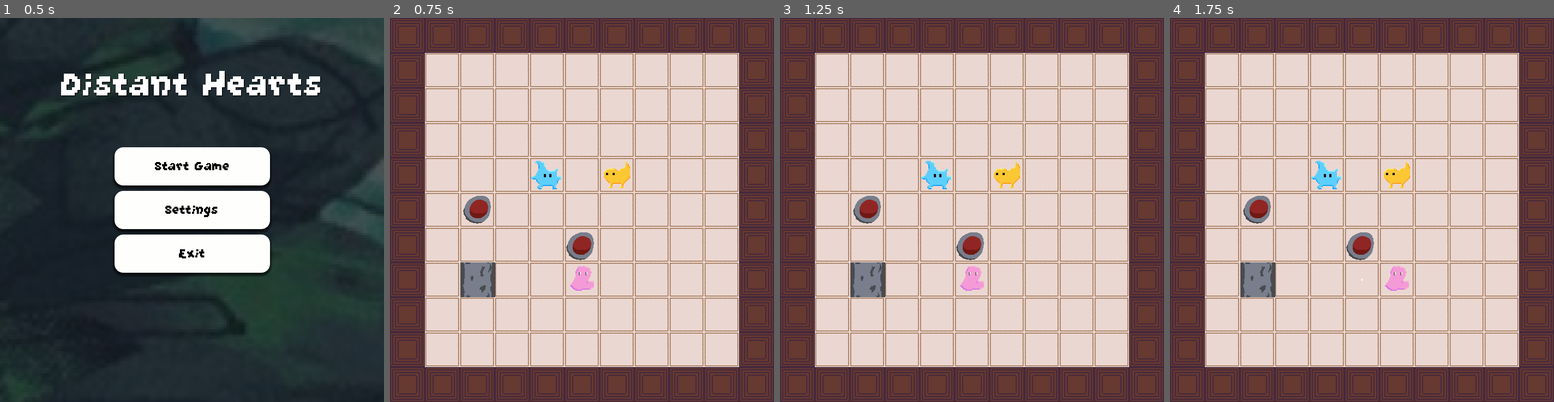
Above: before the commit, frames 1-4 (left to right).
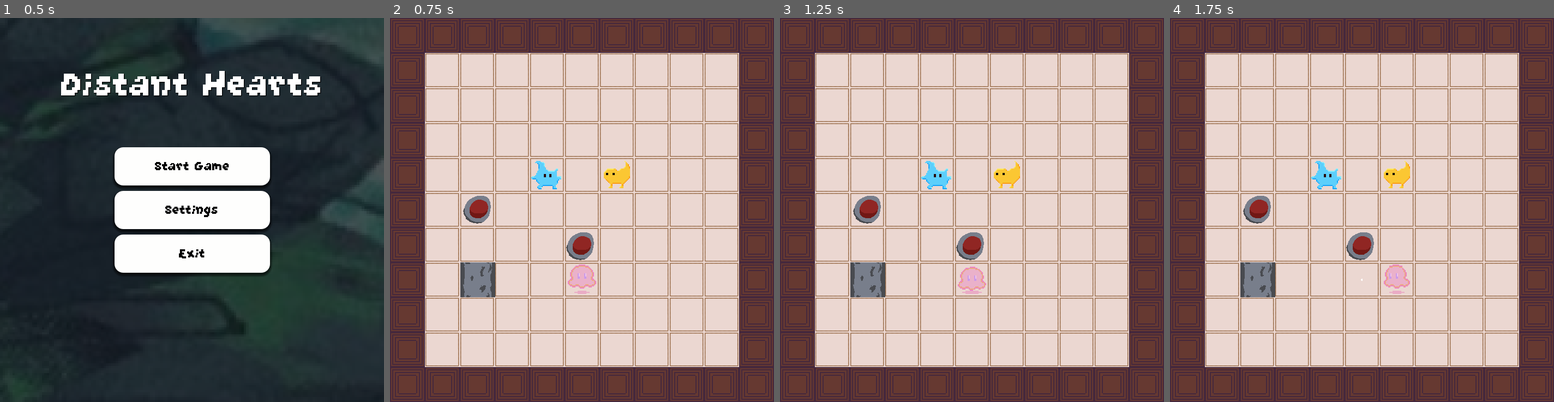
Above: after the commit, the same moments.

Repository: CarolineRoemer1998/MD1_Game
Game: Godot game, scene res://Scenes/Menu/MainMenu.tscn
The game is run twice, just before and just after one commit, with the same random seed, the same clock (stepped at 60 frames per second) and the same inputs.
Inputs (mouse positions are in pixels of both pictures, inside the frame that each line leads up to):
- Up to frame 1 (0.5 s): no input
- Up to frame 2 (0.75 s): click "Start Game" at 0.5 s
- Up to frame 3 (1.25 s): no input
- Up to frame 4 (1.75 s): move the mouse to (1446, 190) at 1.27 s; hold D (Player_Right) from 1.28 s (still down); hold F (Interact) from 1.28 s (still down); click (1446, 190) at 1.42 s

Frame 1 is identical in both runs. In frame 2, 0.2% of the frame differs, in the area x 46-54%, y 64-72%; in frame 3, 0.2%; in frame 4, 0.2%.

Commit message:
Added new Player Sprite and Idle Animations in 4 directions with AnimationTree

Diff:
--- a/PlayerMovement.gd
+++ b/PlayerMovement.gd
@@ -14,11 +14,13 @@
 @export var trail_scene: PackedScene
 
 @onready var sprite_2d: Sprite2D = $Sprite2D
+@onready var animated_sprite_2d: AnimatedSprite2D = $AnimatedSprite2D
 @onready var audio_stream_player_2d: AudioStreamPlayer2D = $AudioStreamPlayer2D
 @onready var heart: Sprite2D = $Heart
 @onready var label_press_f_to_control: Label = $LabelPressFToControl
 @onready var audio_control: AudioStreamPlayer2D = $AudioControl
 @onready var audio_uncontrol: AudioStreamPlayer2D = $AudioUncontrol
+@onready var animation_tree: AnimationTree = $AnimationTree
 
 var can_move := true
 
@@ -40,9 +42,11 @@
 func _process(delta):
 	move(delta)
 	update_heart_visibility()
+	animation_tree.get("parameters/playback").travel("Idle")
 
 
 func _unhandled_input(event):
+
 	if not event.is_pressed():
 		return
 
@@ -64,6 +68,8 @@
 			if not is_moving:
 				possess_or_unpossess_creature()
 
+		animation_tree.set("parameters/Idle/BlendSpace2D/blend_position", direction)
+
 		# Bewegungsversuch oder Puffern
 		if direction != Vector2.ZERO:
 			if is_moving:
@@ -75,6 +81,7 @@
 
 		if event.is_action_pressed("UI_Accept"):# or (event is InputEventMouseButton and event.button_index == MOUSE_BUTTON_LEFT) :
 			SceneSwitcher.go_to_next_level()
+
 
 
 
@@ -203,7 +210,7 @@
 
 		currently_possessed_creature = null
 		label_press_f_to_control.visible = true
-		sprite_2d.modulate = Color(1, 1, 1, 0.5)
+		animated_sprite_2d.modulate = Color(1, 1, 1, 0.8)
 		audio_uncontrol.play()
 
 	else:
@@ -212,7 +219,7 @@
 			currently_possessed_creature = hovering_over
 			label_press_f_to_control.visible = false
 			currently_possessed_creature.border.visible = true
-			sprite_2d.modulate = Color(1, 1, 1, 0.1)
+			animated_sprite_2d.modulate = Color(1, 1, 1, 0)
 			audio_control.play()
 
 			# Position sofort synchronisieren
--- a/Scenes/Level2.tscn
+++ b/Scenes/Level2.tscn
@@ -15,13 +15,6 @@
 script = ExtResource("1_70df5")
 
 [node name="Background_Lvl1" parent="." instance=ExtResource("1_0plju")]
-
-[node name="Player" parent="." instance=ExtResource("2_ms0wi")]
-position = Vector2(352, 608)
-
-[node name="MergedCreature" parent="." instance=ExtResource("6_au75x")]
-visible = false
-position = Vector2(480, 352)
 
 [node name="Pushables" type="Node" parent="."]
 
@@ -64,6 +57,14 @@
 [node name="Pushable13" parent="Pushables" instance=ExtResource("3_jriq2")]
 position = Vector2(352, 96)
 
+[node name="Player" parent="." instance=ExtResource("2_ms0wi")]
+top_level = true
+position = Vector2(352, 608)
+
+[node name="MergedCreature" parent="." instance=ExtResource("6_au75x")]
+visible = false
+position = Vector2(480, 352)
+
 [node name="Creatures" type="Node" parent="."]
 
 [node name="CreatureRED" parent="Creatures" instance=ExtResource("4_ehjmi")]
--- a/Scenes/player.tscn
+++ b/Scenes/player.tscn
@@ -1,13 +1,13 @@
-[gd_scene load_steps=17 format=3 uid="uid://g3u7bc1jo6gj"]
+[gd_scene load_steps=48 format=3 uid="uid://g3u7bc1jo6gj"]
 
 [ext_resource type="Script" uid="uid://dr4elx8otc5ga" path="res://PlayerMovement.gd" id="1_cvnsp"]
 [ext_resource type="PackedScene" uid="uid://cknlg04piy5rc" path="res://Scenes/move_trail.tscn" id="3_6t5aa"]
-[ext_resource type="Texture2D" uid="uid://fyfq7o17n313" path="res://Sprites/spirit_pink.png" id="3_x3wgy"]
 [ext_resource type="AudioStream" uid="uid://damiurfwmb0mb" path="res://Sounds/step5.mp3" id="4_x3wgy"]
 [ext_resource type="Texture2D" uid="uid://cofwdobgak6xr" path="res://Sprites/heart.png" id="5_fkybt"]
 [ext_resource type="FontFile" uid="uid://d3id6ewnchky" path="res://Fonts/GrapeSoda.ttf" id="6_x3wgy"]
 [ext_resource type="AudioStream" uid="uid://cg110h5fksqrl" path="res://Sounds/control2.mp3" id="7_8erm5"]
 [ext_resource type="AudioStream" uid="uid://dbr1bkia48w5f" path="res://Sounds/uncontrol1.mp3" id="8_f1ek2"]
+[ext_resource type="Texture2D" uid="uid://d3yq3dcmqqpig" path="res://Sprites/player_6_animated-sheet.png" id="9_f1ek2"]
 
 [sub_resource type="RectangleShape2D" id="RectangleShape2D_qxrlw"]
 size = Vector2(64, 64)
@@ -91,23 +91,344 @@
 &"RESET": SubResource("Animation_3smsa")
 }
 
+[sub_resource type="AtlasTexture" id="AtlasTexture_f1ek2"]
+atlas = ExtResource("9_f1ek2")
+region = Rect2(0, 0, 32, 32)
+
+[sub_resource type="AtlasTexture" id="AtlasTexture_tx1dd"]
+atlas = ExtResource("9_f1ek2")
+region = Rect2(32, 0, 32, 32)
+
+[sub_resource type="AtlasTexture" id="AtlasTexture_gymyn"]
+atlas = ExtResource("9_f1ek2")
+region = Rect2(64, 0, 32, 32)
+
+[sub_resource type="AtlasTexture" id="AtlasTexture_pu2lt"]
+atlas = ExtResource("9_f1ek2")
+region = Rect2(96, 0, 32, 32)
+
+[sub_resource type="AtlasTexture" id="AtlasTexture_ukyrk"]
+atlas = ExtResource("9_f1ek2")
+region = Rect2(384, 0, 32, 32)
+
+[sub_resource type="AtlasTexture" id="AtlasTexture_7dp3o"]
+atlas = ExtResource("9_f1ek2")
+region = Rect2(416, 0, 32, 32)
+
+[sub_resource type="AtlasTexture" id="AtlasTexture_h4iuc"]
+atlas = ExtResource("9_f1ek2")
+region = Rect2(448, 0, 32, 32)
+
+[sub_resource type="AtlasTexture" id="AtlasTexture_fd4e3"]
+atlas = ExtResource("9_f1ek2")
+region = Rect2(480, 0, 32, 32)
+
+[sub_resource type="AtlasTexture" id="AtlasTexture_qqcod"]
+atlas = ExtResource("9_f1ek2")
+region = Rect2(256, 0, 32, 32)
+
+[sub_resource type="AtlasTexture" id="AtlasTexture_igrcy"]
+atlas = ExtResource("9_f1ek2")
+region = Rect2(288, 0, 32, 32)
+
+[sub_resource type="AtlasTexture" id="AtlasTexture_fs7ks"]
+atlas = ExtResource("9_f1ek2")
+region = Rect2(320, 0, 32, 32)
+
+[sub_resource type="AtlasTexture" id="AtlasTexture_l6n3p"]
+atlas = ExtResource("9_f1ek2")
+region = Rect2(352, 0, 32, 32)
+
+[sub_resource type="AtlasTexture" id="AtlasTexture_olqyp"]
+atlas = ExtResource("9_f1ek2")
+region = Rect2(128, 0, 32, 32)
+
+[sub_resource type="AtlasTexture" id="AtlasTexture_wpjfl"]
+atlas = ExtResource("9_f1ek2")
+region = Rect2(160, 0, 32, 32)
+
+[sub_resource type="AtlasTexture" id="AtlasTexture_bi64h"]
+atlas = ExtResource("9_f1ek2")
+region = Rect2(192, 0, 32, 32)
+
+[sub_resource type="AtlasTexture" id="AtlasTexture_2ijsl"]
+atlas = ExtResource("9_f1ek2")
+region = Rect2(224, 0, 32, 32)
+
+[sub_resource type="SpriteFrames" id="SpriteFrames_7dp3o"]
+animations = [{
+"frames": [{
+"duration": 1.0,
+"texture": SubResource("AtlasTexture_f1ek2")
+}, {
+"duration": 1.0,
+"texture": SubResource("AtlasTexture_tx1dd")
+}, {
+"duration": 1.0,
+"texture": SubResource("AtlasTexture_gymyn")
+}, {
+"duration": 1.0,
+"texture": SubResource("AtlasTexture_pu2lt")
+}],
+"loop": true,
+"name": &"idle_down",
+"speed": 5.0
+}, {
+"frames": [{
+"duration": 1.0,
+"texture": SubResource("AtlasTexture_ukyrk")
+}, {
+"duration": 1.0,
+"texture": SubResource("AtlasTexture_7dp3o")
+}, {
+"duration": 1.0,
+"texture": SubResource("AtlasTexture_h4iuc")
+}, {
+"duration": 1.0,
+"texture": SubResource("AtlasTexture_fd4e3")
+}],
+"loop": true,
+"name": &"idle_left",
+"speed": 5.0
+}, {
+"frames": [{
+"duration": 1.0,
+"texture": SubResource("AtlasTexture_qqcod")
+}, {
+"duration": 1.0,
+"texture": SubResource("AtlasTexture_igrcy")
+}, {
+"duration": 1.0,
+"texture": SubResource("AtlasTexture_fs7ks")
+}, {
+"duration": 1.0,
+"texture": SubResource("AtlasTexture_l6n3p")
+}],
+"loop": true,
+"name": &"idle_right",
+"speed": 5.0
+}, {
+"frames": [{
+"duration": 1.0,
+"texture": SubResource("AtlasTexture_olqyp")
+}, {
+"duration": 1.0,
+"texture": SubResource("AtlasTexture_wpjfl")
+}, {
+"duration": 1.0,
+"texture": SubResource("AtlasTexture_bi64h")
+}, {
+"duration": 1.0,
+"texture": SubResource("AtlasTexture_2ijsl")
+}],
+"loop": true,
+"name": &"idle_up",
+"speed": 5.0
+}]
+
+[sub_resource type="Animation" id="Animation_tx1dd"]
+length = 0.001
+tracks/0/type = "value"
+tracks/0/imported = false
+tracks/0/enabled = true
+tracks/0/path = NodePath("AnimatedSprite2D:frame")
+tracks/0/interp = 1
+tracks/0/loop_wrap = true
+tracks/0/keys = {
+"times": PackedFloat32Array(0),
+"transitions": PackedFloat32Array(1),
+"update": 1,
+"values": [0]
+}
+tracks/1/type = "value"
+tracks/1/imported = false
+tracks/1/enabled = true
+tracks/1/path = NodePath("AnimatedSprite2D:animation")
+tracks/1/interp = 1
+tracks/1/loop_wrap = true
+tracks/1/keys = {
+"times": PackedFloat32Array(0),
+"transitions": PackedFloat32Array(1),
+"update": 1,
+"values": [&"idle_down"]
+}
+
+[sub_resource type="Animation" id="Animation_f1ek2"]
+resource_name = "idle-down"
+loop_mode = 1
+step = 0.25
+tracks/0/type = "value"
+tracks/0/imported = false
+tracks/0/enabled = true
+tracks/0/path = NodePath("AnimatedSprite2D:frame")
+tracks/0/interp = 1
+tracks/0/loop_wrap = true
+tracks/0/keys = {
+"times": PackedFloat32Array(0, 0.25, 0.5, 0.75),
+"transitions": PackedFloat32Array(1, 1, 1, 1),
+"update": 1,
+"values": [0, 1, 2, 3]
+}
+tracks/1/type = "value"
+tracks/1/imported = false
+tracks/1/enabled = true
+tracks/1/path = NodePath("AnimatedSprite2D:animation")
+tracks/1/interp = 1
+tracks/1/loop_wrap = true
+tracks/1/keys = {
+"times": PackedFloat32Array(0),
+"transitions": PackedFloat32Array(1),
+"update": 1,
+"values": [&"idle_down"]
+}
+
+[sub_resource type="Animation" id="Animation_p1odr"]
+resource_name = "idle-up"
+loop_mode = 1
+step = 0.25
+tracks/0/type = "value"
+tracks/0/imported = false
+tracks/0/enabled = true
+tracks/0/path = NodePath("AnimatedSprite2D:frame")
+tracks/0/interp = 1
+tracks/0/loop_wrap = true
+tracks/0/keys = {
+"times": PackedFloat32Array(0, 0.25, 0.5, 0.75),
+"transitions": PackedFloat32Array(1, 1, 1, 1),
+"update": 1,
+"values": [0, 1, 2, 3]
+}
+tracks/1/type = "value"
+tracks/1/imported = false
+tracks/1/enabled = true
+tracks/1/path = NodePath("AnimatedSprite2D:animation")
+tracks/1/interp = 1
+tracks/1/loop_wrap = true
+tracks/1/keys = {
+"times": PackedFloat32Array(0),
+"transitions": PackedFloat32Array(1),
+"update": 1,
+"values": [&"idle_up"]
+}
+
+[sub_resource type="Animation" id="Animation_0gysh"]
+resource_name = "idle-left"
+loop_mode = 1
+step = 0.25
+tracks/0/type = "value"
+tracks/0/imported = false
+tracks/0/enabled = true
+tracks/0/path = NodePath("AnimatedSprite2D:frame")
+tracks/0/interp = 1
+tracks/0/loop_wrap = true
+tracks/0/keys = {
+"times": PackedFloat32Array(0, 0.25, 0.5, 0.75),
+"transitions": PackedFloat32Array(1, 1, 1, 1),
+"update": 1,
+"values": [0, 1, 2, 3]
+}
+tracks/1/type = "value"
+tracks/1/imported = false
+tracks/1/enabled = true
+tracks/1/path = NodePath("AnimatedSprite2D:animation")
+tracks/1/interp = 1
+tracks/1/loop_wrap = true
+tracks/1/keys = {
+"times": PackedFloat32Array(0),
+"transitions": PackedFloat32Array(1),
+"update": 1,
+"values": [&"idle_left"]
+}
+
+[sub_resource type="Animation" id="Animation_vfarp"]
+resource_name = "idle-right"
+loop_mode = 1
+step = 0.25
+tracks/0/type = "value"
+tracks/0/imported = false
+tracks/0/enabled = true
+tracks/0/path = NodePath("AnimatedSprite2D:frame")
+tracks/0/interp = 1
+tracks/0/loop_wrap = true
+tracks/0/keys = {
+"times": PackedFloat32Array(0, 0.25, 0.5, 0.75),
+"transitions": PackedFloat32Array(1, 1, 1, 1),
+"update": 1,
+"values": [0, 1, 2, 3]
+}
+tracks/1/type = "value"
+tracks/1/imported = false
+tracks/1/enabled = true
+tracks/1/path = NodePath("AnimatedSprite2D:animation")
+tracks/1/interp = 1
+tracks/1/loop_wrap = true
+tracks/1/keys = {
+"times": PackedFloat32Array(0),
+"transitions": PackedFloat32Array(1),
+"update": 1,
+"values": [&"idle_right"]
+}
+
+[sub_resource type="AnimationLibrary" id="AnimationLibrary_gymyn"]
+_data = {
+&"RESET": SubResource("Animation_tx1dd"),
+&"idle-down": SubResource("Animation_f1ek2"),
+&"idle-left": SubResource("Animation_0gysh"),
+&"idle-right": SubResource("Animation_vfarp"),
+&"idle-up": SubResource("Animation_p1odr")
+}
+
+[sub_resource type="AnimationNodeAnimation" id="AnimationNodeAnimation_f1ek2"]
+animation = &"idle-left"
+
+[sub_resource type="AnimationNodeAnimation" id="AnimationNodeAnimation_tx1dd"]
+animation = &"idle-down"
+
+[sub_resource type="AnimationNodeAnimation" id="AnimationNodeAnimation_gymyn"]
+animation = &"idle-up"
+
+[sub_resource type="AnimationNodeAnimation" id="AnimationNodeAnimation_pu2lt"]
+animation = &"idle-right"
+
+[sub_resource type="AnimationNodeBlendSpace2D" id="AnimationNodeBlendSpace2D_ukyrk"]
+blend_point_0/node = SubResource("AnimationNodeAnimation_f1ek2")
+blend_point_0/pos = Vector2(-1, 0)
+blend_point_1/node = SubResource("AnimationNodeAnimation_tx1dd")
+blend_point_1/pos = Vector2(0, 1)
+blend_point_2/node = SubResource("AnimationNodeAnimation_gymyn")
+blend_point_2/pos = Vector2(0, -1)
+blend_point_3/node = SubResource("AnimationNodeAnimation_pu2lt")
+blend_point_3/pos = Vector2(1, 0)
+blend_mode = 1
+
+[sub_resource type="AnimationNodeBlendTree" id="AnimationNodeBlendTree_7dp3o"]
+graph_offset = Vector2(-407.66, -2.26598)
+nodes/BlendSpace2D/node = SubResource("AnimationNodeBlendSpace2D_ukyrk")
+nodes/BlendSpace2D/position = Vector2(-60, 100)
+node_connections = [&"output", 0, &"BlendSpace2D"]
+
+[sub_resource type="AnimationNodeStateMachineTransition" id="AnimationNodeStateMachineTransition_h4iuc"]
+
+[sub_resource type="AnimationNodeStateMachine" id="AnimationNodeStateMachine_f1ek2"]
+states/Idle/node = SubResource("AnimationNodeBlendTree_7dp3o")
+states/Idle/position = Vector2(479, 100)
+transitions = ["Start", "Idle", SubResource("AnimationNodeStateMachineTransition_h4iuc")]
+graph_offset = Vector2(-69, -8)
+
 [node name="Player" type="CharacterBody2D"]
 collision_mask = 2
 script = ExtResource("1_cvnsp")
 trail_scene = ExtResource("3_6t5aa")
 
-[node name="Sprite2D" type="Sprite2D" parent="."]
-modulate = Color(1, 1, 1, 0.498039)
-scale = Vector2(2, 2)
-texture = ExtResource("3_x3wgy")
-
 [node name="CollisionShape2D" type="CollisionShape2D" parent="."]
+visible = false
 shape = SubResource("RectangleShape2D_qxrlw")
 
 [node name="Area2D" type="Area2D" parent="."]
 collision_mask = 6
 
 [node name="CollisionShape2D" type="CollisionShape2D" parent="Area2D"]
+visible = false
 shape = SubResource("RectangleShape2D_cvnsp")
 
 [node name="AudioStreamPlayer2D" type="AudioStreamPlayer2D" parent="."]
@@ -160,5 +481,22 @@
 pitch_scale = 0.6
 bus = &"sfx"
 
+[node name="AnimatedSprite2D" type="AnimatedSprite2D" parent="."]
+modulate = Color(1, 1, 1, 0.8)
+scale = Vector2(2, 2)
+sprite_frames = SubResource("SpriteFrames_7dp3o")
+animation = &"idle_down"
+
+[node name="AnimationPlayerMovement" type="AnimationPlayer" parent="."]
+libraries = {
+&"": SubResource("AnimationLibrary_gymyn")
+}
+autoplay = "idle-down"
+
+[node name="AnimationTree" type="AnimationTree" parent="."]
+tree_root = SubResource("AnimationNodeStateMachine_f1ek2")
+anim_player = NodePath("../AnimationPlayerMovement")
+parameters/Idle/BlendSpace2D/blend_position = Vector2(-0.000928521, 0.803571)
+
 [connection signal="body_entered" from="Area2D" to="." method="_on_creature_detected"]
 [connection signal="body_exited" from="Area2D" to="." method="_on_creature_undetected"]
Not shown: 1 places in Scenes/Level1.tscn that only renumber resources
Renamed: Sprites/F.aseprite -> Sprites/Aseprite Files/F.aseprite
Binary file added: Sprites/Aseprite Files/Player.aseprite
Renamed: Sprites/creature-merge-1-2.aseprite -> Sprites/Aseprite Files/creature-merge-1-2.aseprite
Renamed: Sprites/creature1.aseprite -> Sprites/Aseprite Files/creature1.aseprite
Binary file removed: Sprites/Player.aseprite
Binary file added: Sprites/player_6_animated-sheet.png
Not shown, added: Sprites/player_6_animated-sheet.png.import
